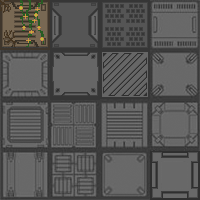
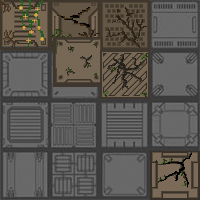
Two versions of the same layered image (200 × 200). Layer-by-layer changes:
added layer "Layer 8" above "Layer 9" over (x1=104, y1=53, x2=148, y2=97)
added layer "Layer 9" above "Layer 11" over (x1=100, y1=50, x2=150, y2=99)
added layer "Layer 11" above "Layer 5" over (x1=155, y1=152, x2=192, y2=188)
painted on "Layer 5" over (x1=100, y1=50, x2=200, y2=200)
added layer "Layer 10" above "Layer 4" over (x1=65, y1=44, x2=97, y2=77)
painted on "Layer 4" over (x1=50, y1=37, x2=103, y2=100)
added layer "Layer 7" above "Layer 3" over (x1=105, y1=7, x2=147, y2=48)
painted on "Layer 3" over (x1=100, y1=0, x2=150, y2=50)
added layer "download" above "vines2" over (x1=55, y1=2, x2=92, y2=34)
added layer "vines2" above "2f50c34cc7a2182" over (x1=52, y1=29, x2=72, y2=49)
moved "2f50c34cc7a2182" above "Layer 2", painted on it over (x1=50, y1=29, x2=100, y2=50)
painted on "Layer 2" over (x1=50, y1=0, x2=100, y2=50)
